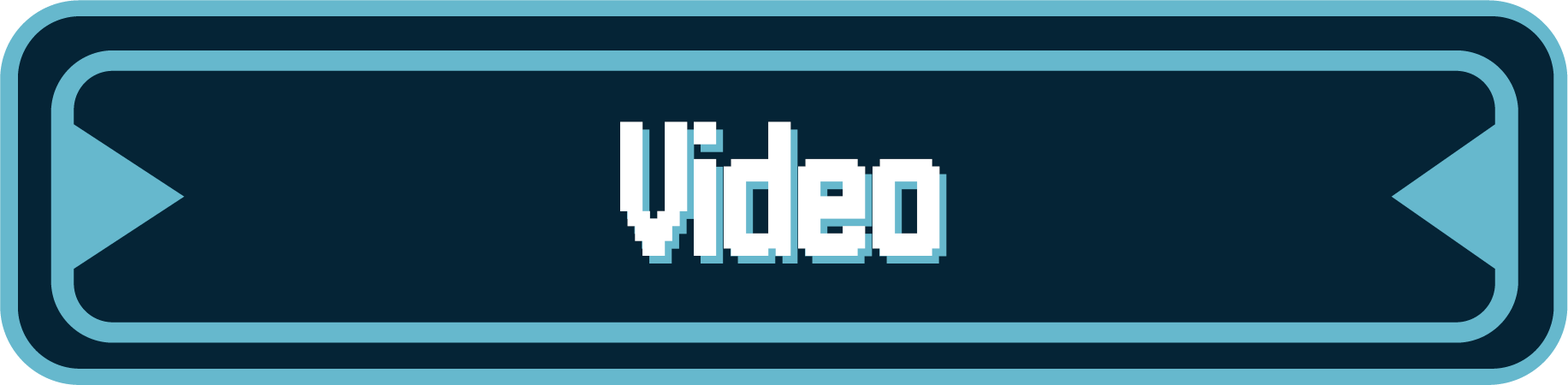
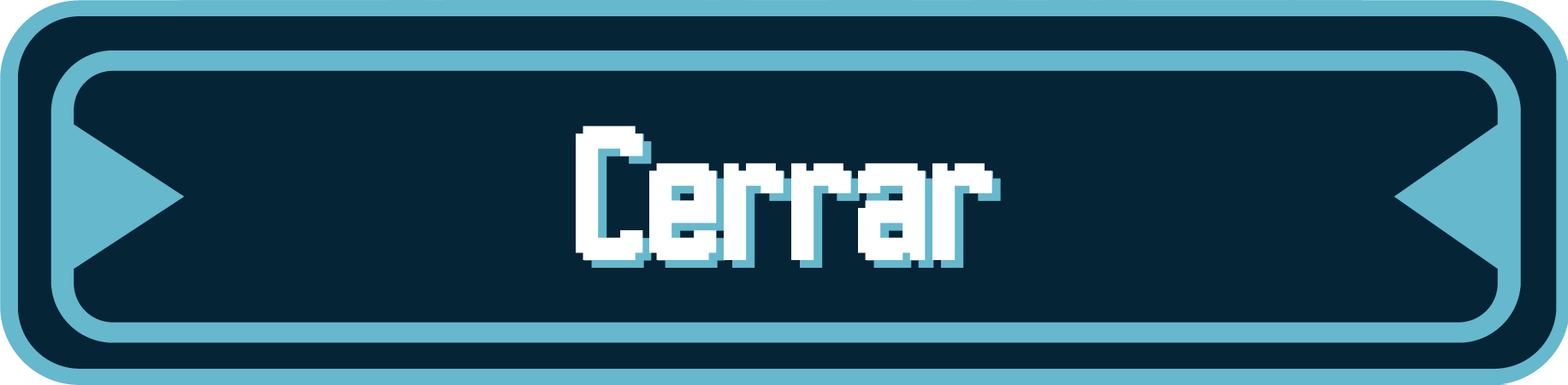
Revision of a layered 1568px x 385px image; what changed, layer by layer:
renamed "Video" to "Cerrar", painted on it over (575, 121, 993, 261)
painted on "Controles Sombra" over (584, 129, 1001, 268)
renamed "Capa 1" to "Capa 3", painted on it over (179, 0, 1568, 385)
